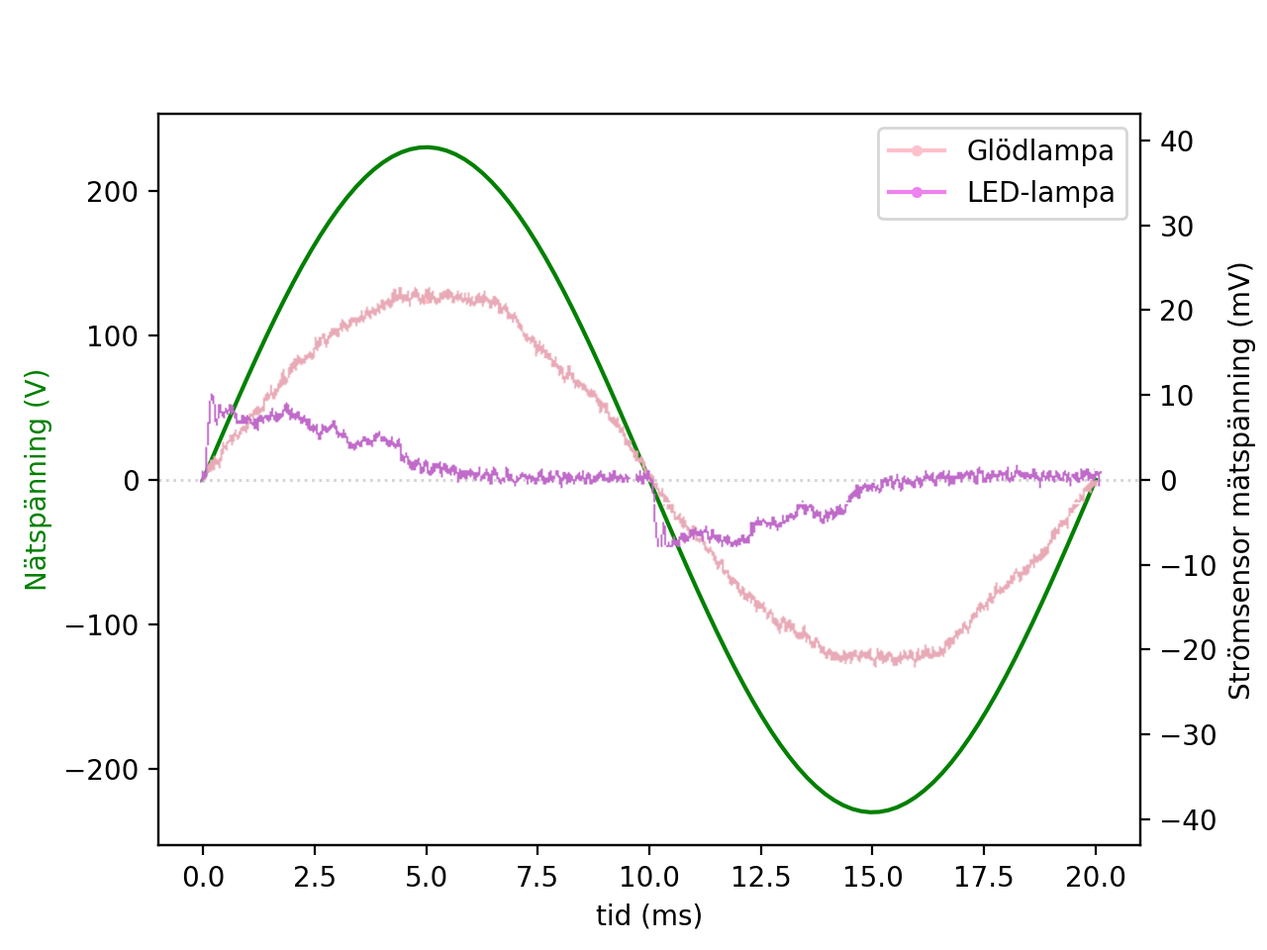
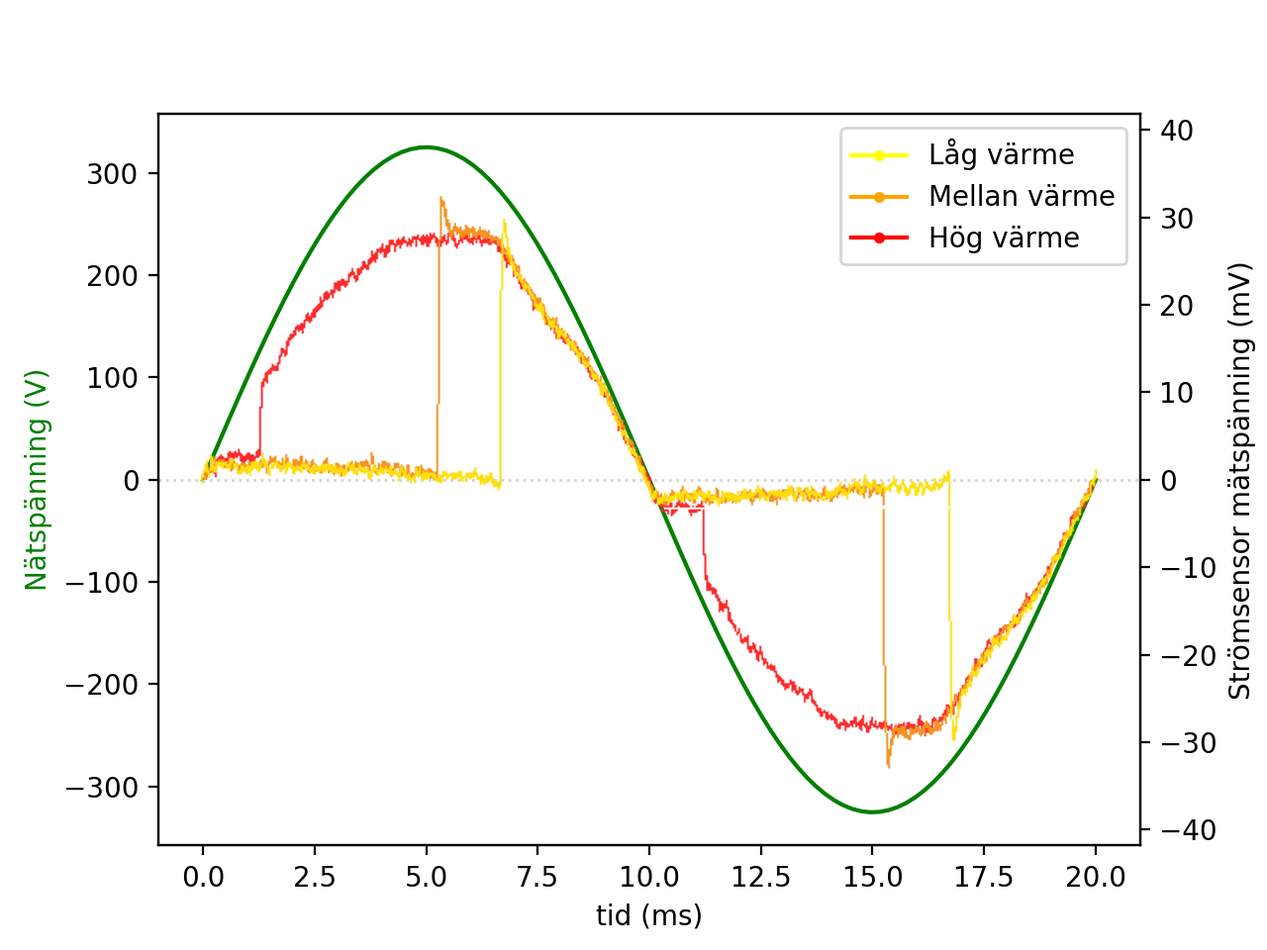
Before/after of a 1267 x 950 layered artwork. What changed in the layer stack:
showed "3 - Lödstation låg" over box(200, 218, 1103, 744)
showed "4 - lödstation mellan" over box(199, 193, 1097, 769)
showed "5 - lödstation hög" over box(199, 226, 1097, 739)
hid "2 - led" over box(199, 390, 1103, 550)
hid "1 -glödlampa" over box(201, 285, 1099, 669)
removed layer "Bakgrund lampor" over box(66, 119, 1216, 841)
added layer "bg_lod" above "Lager" over box(66, 119, 1216, 841)
added layer "Lager" over box(66, 119, 1216, 841)
